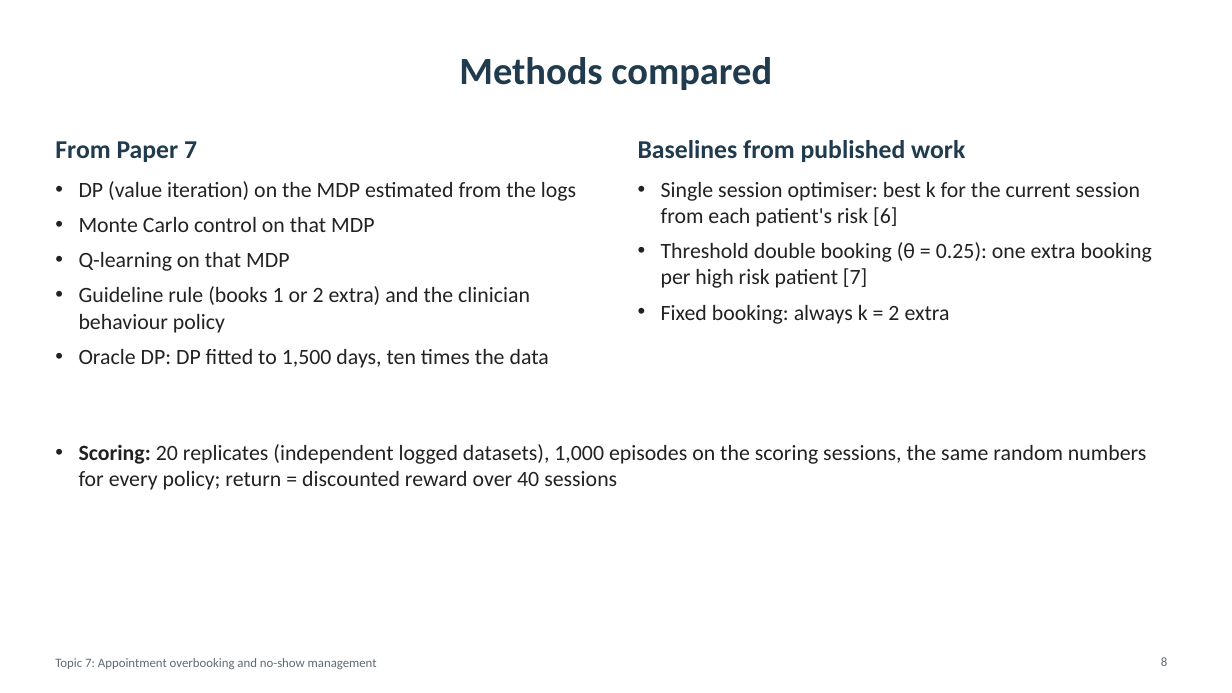
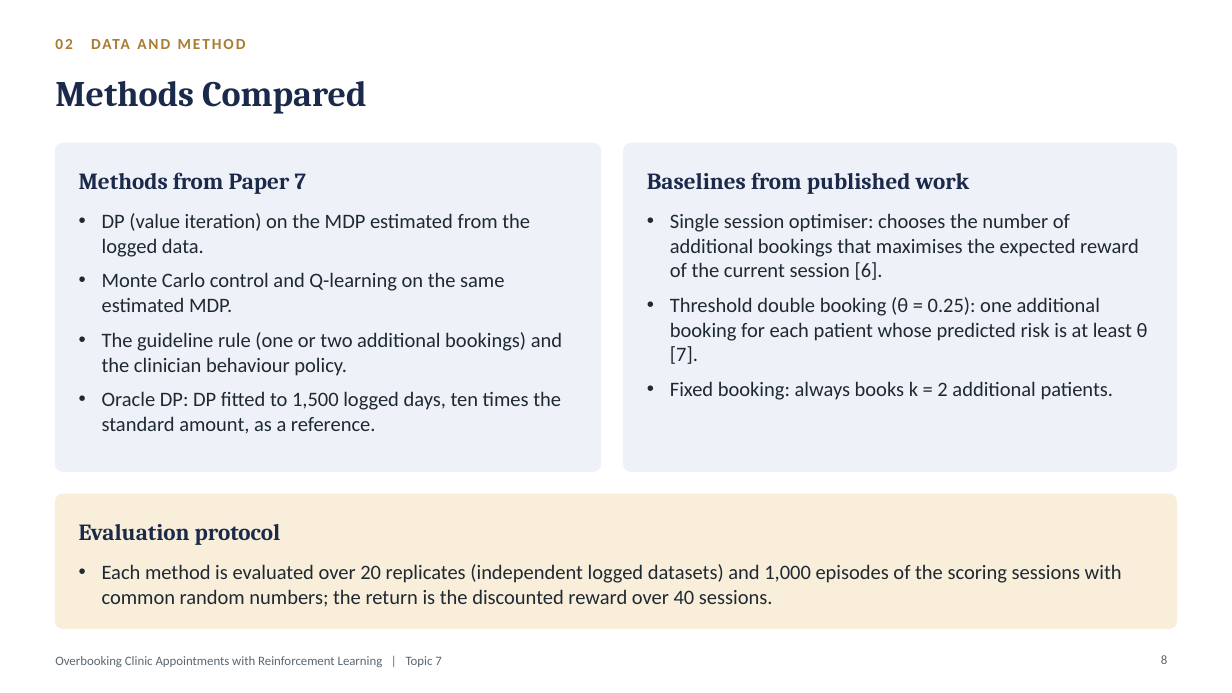
Before and after one commit to Nagasai-Datta/ml_lab, a slide deck: slide 8 of topic7/presentation/Topic7_Overbooking_Presentation.pptx. Drawn at 1232x693 pixels with LibreOffice and Linux fonts; fonts in the diff are those of the drawing. Boxes give left, top, right and bottom in pixels: in the first picture for what was removed or moved away, otherwise in the second. Text is boxed around its words. In the diff, an @@ line names an element or a change of style, - is before the commit and + after.

Commit message:
Presentation: formal wording and a new template

```diff
--- a/topic7/presentation/Topic7_Overbooking_Presentation.pptx
+++ b/topic7/presentation/Topic7_Overbooking_Presentation.pptx
@@ text added at bbox=[55, 39, 304, 579], 12 pt, text #A97C2F, bold @@
+02 DATA AND METHOD
@@ title at bbox=[55, 81, 367, 114]: text changed; size 30 to 28 pt; font Calibri to Cambria; text colour #1F3B4D to #1B2A4A @@
-Methods compared
+Methods Compared
@@ rounded rectangle added at bbox=[55, 143, 601, 471], fill #EEF2F8, outline #EEF2F8 1 pt @@
@@ rounded rectangle added at bbox=[624, 143, 1177, 471], fill #EEF2F8, outline #EEF2F8 1 pt @@
@@ text at bbox=[79, 172, 306, 194]: text changed; size 20 to 18 pt; font Calibri to Cambria; text colour #1F3B4D to #1B2A4A @@
-From Paper 7
+Methods from Paper 7
@@ text "Baselines from published work": place and size @@
-text "Baselines from published work" at bbox=[638, 140, 965, 162]
+text "Baselines from published work" at bbox=[647, 172, 970, 194]
@@ text "Baselines from published work" at bbox=[647, 172, 970, 194]: size 20 to 18 pt, font Calibri to Cambria, text colour #1F3B4D to #1B2A4A @@
@@ text at bbox=[102, 213, 562, 434]: text changed; size 17 to 16 pt; text colour #222222 to #1F2933 @@
-• DP (value iteration) on the MDP estimated from the logs
-• Monte Carlo control on that MDP
-• Q-learning on that MDP
-• Guideline rule (books 1 or 2 extra) and the clinician behaviour policy
-• Oracle DP: DP fitted to 1,500 days, ten times the data
+• DP (value iteration) on the MDP estimated from the logged data.
+• Monte Carlo control and Q-learning on the same estimated MDP.
+• The guideline rule (one or two additional bookings) and the clinician behaviour policy.
+• Oracle DP: DP fitted to 1,500 logged days, ten times the standard amount, as a reference.
@@ text at bbox=[670, 213, 1148, 400]: text changed; size 17 to 16 pt; text colour #222222 to #1F2933 @@
-• Single session optimiser: best k for the current session from each patient's risk [6]
-• Threshold double booking (θ = 0.25): one extra booking per high risk patient [7]
-• Fixed booking: always k = 2 extra
+• Single session optimiser: chooses the number of additional bookings that maximises the expected reward of the current session [6].
+• Threshold double booking (θ = 0.25): one additional booking for each patient whose predicted risk is at least θ [7].
+• Fixed booking: always books k = 2 additional patients.
@@ rounded rectangle added at bbox=[55, 494, 1177, 628], fill #F8EEDA, outline #F8EEDA 1 pt @@
@@ text added at bbox=[79, 524, 281, 545], 18 pt, text #1B2A4A, bold @@
+Evaluation protocol
@@ text at bbox=[102, 564, 1122, 607]: text changed; size 17 to 16 pt; text colour #222222 to #1F2933 @@
-• Scoring: 20 replicates (independent logged datasets), 1,000 episodes on the scoring sessions, the same random numbers for every policy; return = discounted reward over 40 sessions
+• Each method is evaluated over 20 replicates (independent logged datasets) and 1,000 episodes of the scoring sessions with common random numbers; the return is the discounted reward over 40 sessions.
@@ text at bbox=[55, 656, 441, 667]: text changed; text colour #5F6B73 to #5B6770 @@
-Topic 7: Appointment overbooking and no-show management
+Overbooking Clinic Appointments with Reinforcement Learning | Topic 7
@@ page number at bbox=[1161, 655, 1167, 664]: text colour #5F6B73 to #5B6770 @@
```
Also in this commit, not shown: 19 other slides changed, 1 slide added, 1 slide removed, 1 other file.
